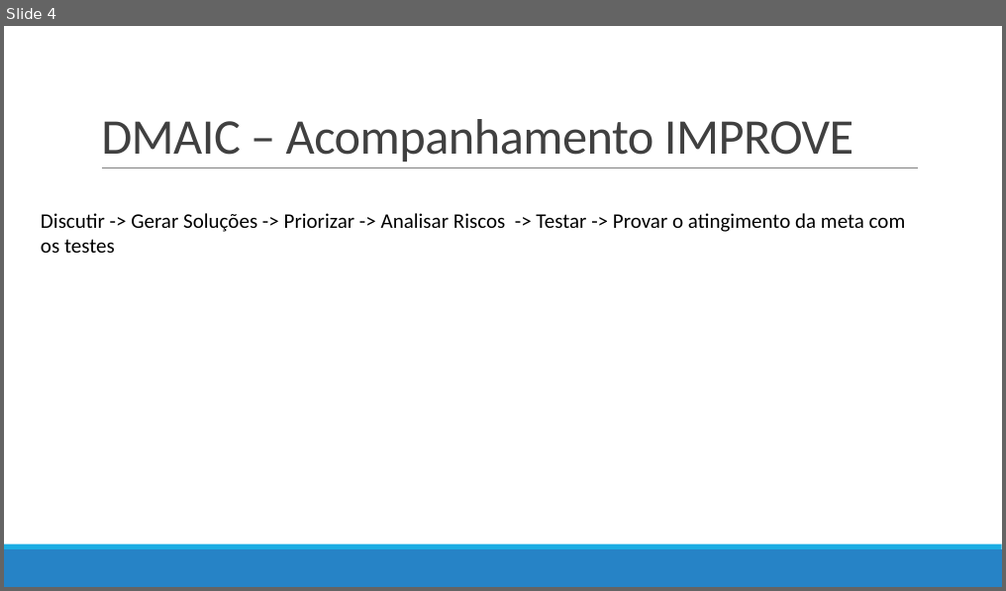
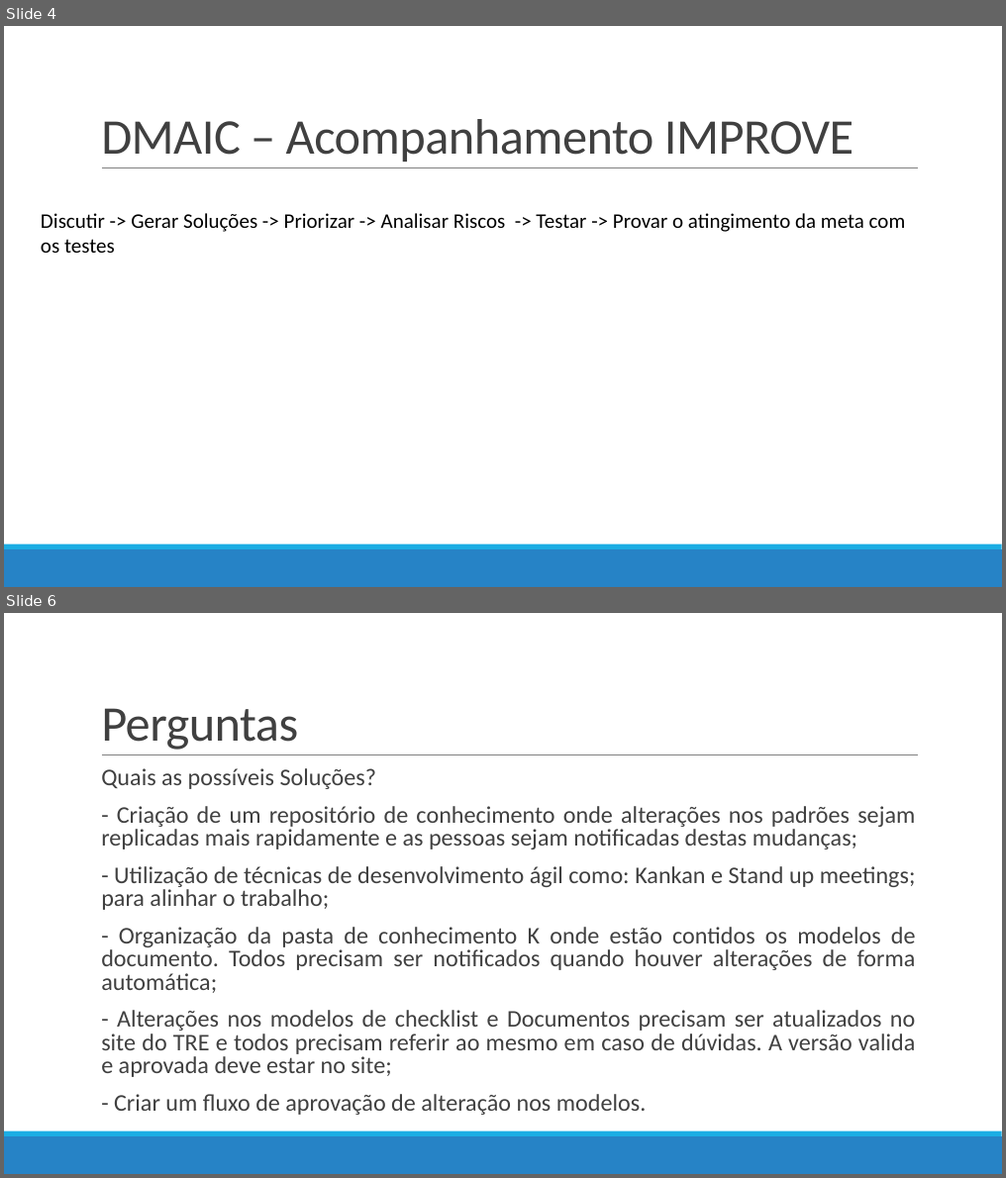
Before and after one commit to ruhansanabria/Puc_Lean2016, a slide deck: Apresentações/TRE DMAIC - Improve -FollowUP.pptx. Shown one above the other, each under a label of ours: slide 4 before the commit, slides 4 and 6 after it; the slides between them are not shown. The pictures are 1006x591 and 1006x1178 pixels, drawn with LibreOffice and Linux fonts; fonts in the diff are those of the drawing. Boxes give left, top, right and bottom in pixels: in the first picture for what was removed or moved away, otherwise in the second. Text is boxed around its words. In the diff, an @@ line names an element or a change of style, - is before the commit and + after.

```diff
--- a/Apresentações/TRE DMAIC - Improve -FollowUP.pptx
+++ b/Apresentações/TRE DMAIC - Improve -FollowUP.pptx
@@ slide 6 added at (4, 613, 1002, 1174), background #FFFFFF; not listed: 3 template elements that a slide beside it also shows @@
@@ title added at (101, 708, 298, 750), 48 pt, text #404040 @@
+Perguntas
@@ text added at (101, 768, 916, 1115), 23 pt, text #404040 @@
+  Quais as possíveis Soluções?
+  - Criação de um repositório de conhecimento onde alterações nos padrões sejam replicadas mais rapidamente e as pessoas sejam notificadas destas mudanças;
+  - Utilização de técnicas de desenvolvimento ágil como: Kankan e Stand up meetings; para alinhar o trabalho;
+  - Organização da pasta de conhecimento K onde estão contidos os modelos de documento. Todos precisam ser notificados quando houver alterações de forma automática;
+  - Alterações nos modelos de checklist e Documentos precisam ser atualizados no site do TRE e todos precisam referir ao mesmo em caso de dúvidas. A versão valida e aprovada deve estar no site;
+  - Criar um fluxo de aprovação de alteração nos modelos.
```
Also in this commit, not shown: 6 slides changed, 15 other slides added, 1 slide removed.
